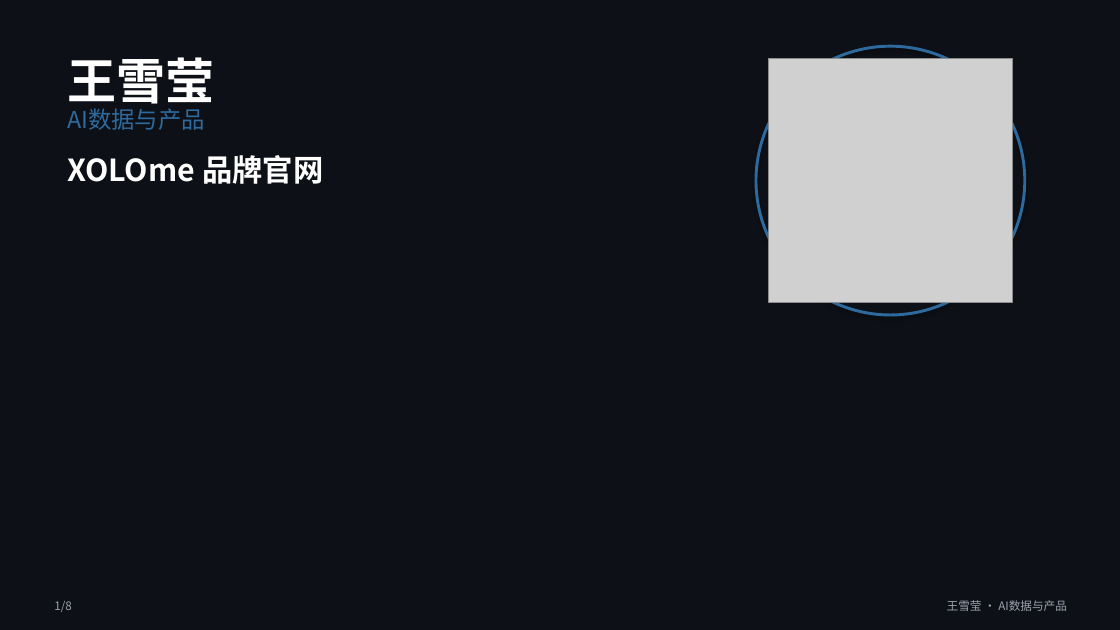
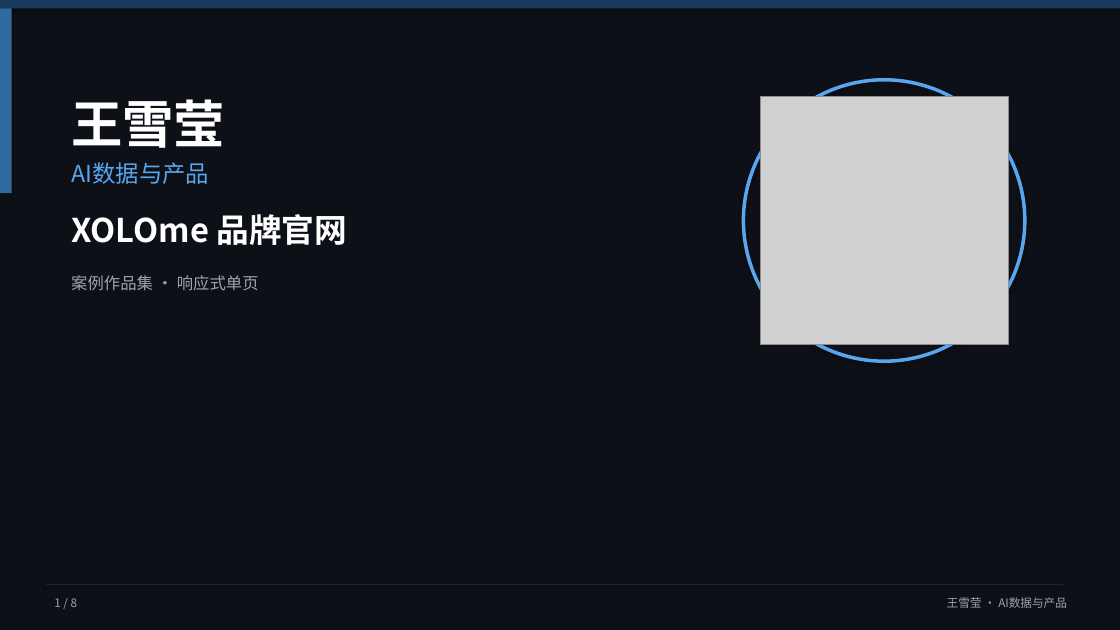
Before and after one commit to HSDCT1230/hsdct, a slide deck: slide 1 of portfolio/xolome-portfolio.pptx. Drawn at 1120x630 pixels with LibreOffice and Linux fonts; fonts in the diff are those of the drawing; grey boxes stand for pictures; background and template pictures are left out. Boxes give left, top, right and bottom in pixels: in the first picture for what was removed or moved away, otherwise in the second. Text is boxed around its words. In the diff, an @@ line names an element or a change of style, - is before the commit and + after.

```diff
--- a/portfolio/xolome-portfolio.pptx
+++ b/portfolio/xolome-portfolio.pptx
@@ rectangle added at (0, 0, 622, 630), fill #1A3A5C at 72% opacity @@
@@ rectangle added at (0, 0, 1120, 8), fill #1A3A5C @@
@@ rectangle added at (0, 8, 12, 193), fill #2E6A9E @@
@@ text "王雪莹": place and size @@
-text "王雪莹" at (67, 57, 214, 111)
+text "王雪莹" at (71, 99, 225, 148)
@@ text "王雪莹" at (71, 99, 225, 148): size 42 to 44 pt @@
@@ ellipse: place and size @@
-ellipse at (756, 46, 1025, 315)
+ellipse at (744, 80, 1025, 361)
@@ ellipse at (744, 80, 1025, 361): outline #2E6A9E 2.5 pt to #59A6F0 3 pt @@
@@ picture: place and size @@
-picture at (769, 59, 1012, 302)
+picture at (760, 97, 1008, 344)
@@ text "AI数据与产品": place and size @@
-text "AI数据与产品" at (67, 108, 205, 130)
+text "AI数据与产品" at (71, 162, 209, 184)
@@ text "AI数据与产品" at (71, 162, 209, 184): text colour #2E6A9E to #59A6F0 @@
@@ text "XOLOme 品牌官网": place and size @@
-text "XOLOme 品牌官网" at (67, 155, 323, 184)
+text "XOLOme 品牌官网" at (71, 214, 347, 245)
@@ text "XOLOme 品牌官网" at (71, 214, 347, 245): size 26 to 28 pt @@
@@ text added at (71, 275, 259, 291), 14 pt, text #9CA3AF @@
+案例作品集 · 响应式单页
@@ rectangle added at (46, 584, 1063, 585), fill #1C2430 @@
@@ text at (54, 598, 77, 607): spaces changed @@
-1/8
+1 / 8
```
Also in this commit, not shown: 7 other slides changed, 1 other file.
